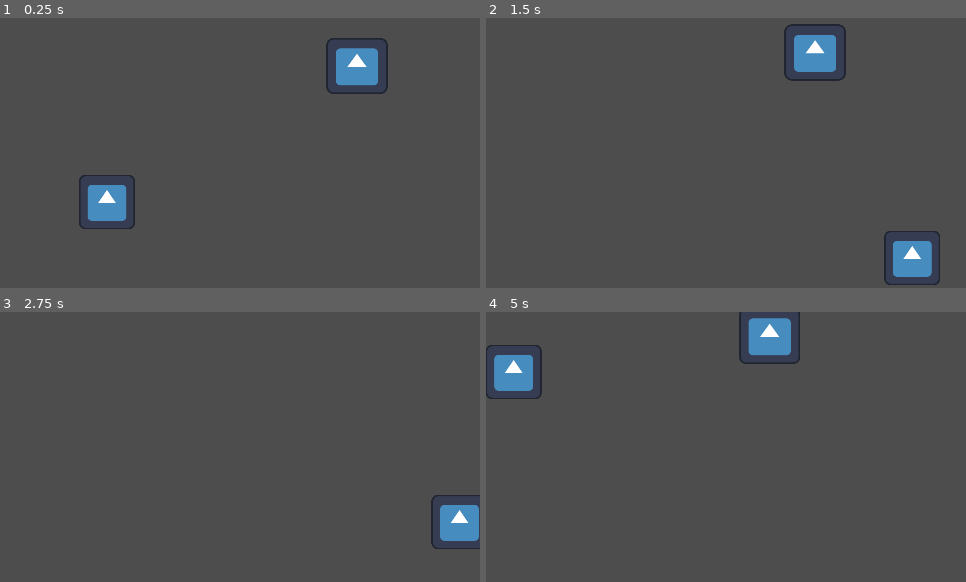
Above: before the commit, frames 1-4 (two rows, left to right).
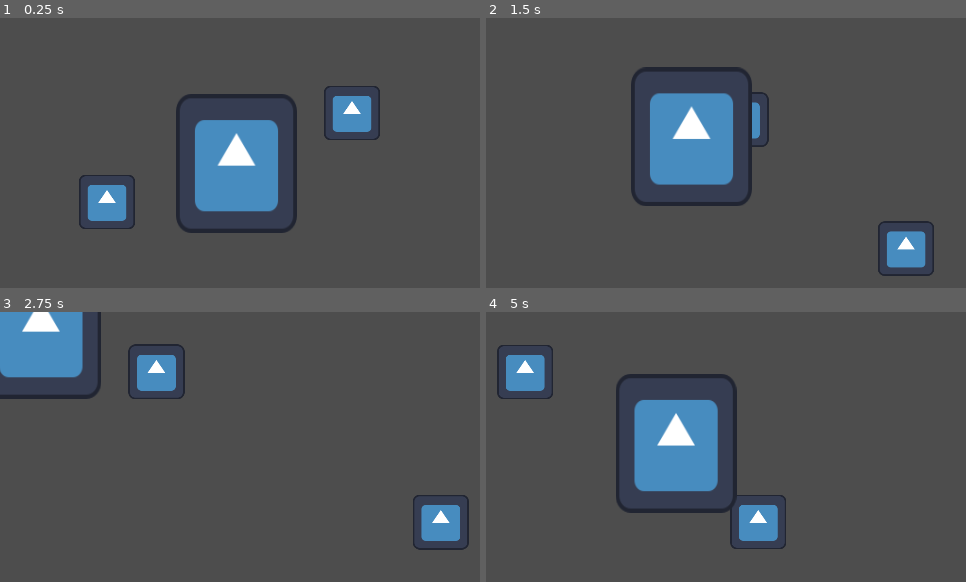
Above: after the commit, the same moments.

Repository: skycatminepokie/hackusu-25
Game: Godot game, scene res://Scenes/world.tscn
Same seed, same stepped clock (60 frames per second), same inputs: the game is played once before the commit and once after it. The engine's default icon, where the game draws it, is replaced by a stand-in: a white triangle on a blue panel in a dark square.
Inputs:
- Up to frame 1 (0.25 s): no input
- Up to frame 2 (1.5 s): tap Enter at 0.5 s; hold D (Right) 0.53-1.28 s; tap K (Down2, bound only after the commit) at 0.6 s; tap J (Left2, bound only after the commit) at 0.8, 1.35 s; hold S (Down) from 1.28 s (still down)
- Up to frame 3 (2.75 s): tap L (Right2, bound only after the commit) at 1.55, 2.1 s; release S (Down) at 2.03 s; hold D (Right) from 2.03 s (still down); tap I (Up2, bound only after the commit) at 2.3 s
- Up to frame 4 (5 s): release D (Right) at 2.78 s; hold W (Up) 2.78-3.53 s; tap I (Up2, bound only after the commit) at 2.85 s; tap K (Down2, bound only after the commit) at 3.05, 3.6 s; hold A (Left) from 3.53 s (still down); tap J (Left2, bound only after the commit) at 3.8, 4.35 s; tap L (Right2, bound only after the commit) at 4.55 s

The runs differ from the first frame. In frame 1, 10% of the frame differs, in the area x 36-81%, y 7-80%; in frame 2, 11%; in frame 3, 7.6%; in frame 4, 11%, in the area x 0-66%, y 0-88%.

Commit message:
two players now

Diff:
--- a/Scenes/world.tscn
+++ b/Scenes/world.tscn
@@ -1,6 +1,7 @@
-[gd_scene load_steps=5 format=3 uid="uid://d1xsbkrw11y3g"]
+[gd_scene load_steps=6 format=3 uid="uid://d1xsbkrw11y3g"]
 
 [ext_resource type="PackedScene" uid="uid://bf3m1gtwvtkc7" path="res://Scenes/player.tscn" id="1_th2ir"]
+[ext_resource type="PackedScene" uid="uid://xqmb1lepx0tp" path="res://player2.tscn" id="2_51shq"]
 [ext_resource type="Texture2D" uid="uid://d4j473i5dkwll" path="res://Assets/icon.svg" id="2_ejpn4"]
 
 [sub_resource type="RectangleShape2D" id="RectangleShape2D_dk8tl"]
@@ -43,7 +44,10 @@
 [node name="Player" parent="." instance=ExtResource("1_th2ir")]
 position = Vector2(-133, 44)
 
+[node name="Player2" parent="." instance=ExtResource("2_51shq")]
+position = Vector2(112, -45)
+
 [node name="Sprite2D" type="Sprite2D" parent="."]
-position = Vector2(117, -92)
-scale = Vector2(0.48, 0.44)
+position = Vector2(-3.5, 5.5)
+scale = Vector2(0.945313, 1.08594)
 texture = ExtResource("2_ejpn4")
--- a/Scripts/playermovement.gd
+++ b/Scripts/playermovement.gd
@@ -2,23 +2,26 @@
 
 @onready var label = $Label
 @onready var camera = $"../Camera2D"
-
 signal pushcamera(direction)
 
 func pushback(number,smallnumber,bignumber):
 	var newnumber = 0
 	if number > bignumber:
-		newnumber = ((number - bignumber) * -1) / 14
+		newnumber = ((number - bignumber) * -1) / 5
 	if number < smallnumber:
-		newnumber = (smallnumber - number) / 14
+		newnumber = (smallnumber - number) / 5
 	return newnumber
 
 func _physics_process(delta: float)-> void:
 	var speed = 500
 	var inputdirection = Vector2(0,0)
 	var screen_position = get_global_transform_with_canvas().origin
-	inputdirection.y = Input.get_axis("Up", "Down")
-	inputdirection.x = Input.get_axis("Left", "Right")
+	if name == "Player2":
+		inputdirection.y = Input.get_axis("Up2", "Down2")
+		inputdirection.x = Input.get_axis("Left2", "Right2")
+	if name == "Player":
+		inputdirection.y = Input.get_axis("Up", "Down")
+		inputdirection.x = Input.get_axis("Left", "Right")
 	match inputdirection:
 		Vector2(-1,1):
 			velocity = Vector2(0,speed)
--- /dev/null
+++ b/player2.tscn
@@ -0,0 +1,19 @@
+[gd_scene load_steps=4 format=3 uid="uid://xqmb1lepx0tp"]
+
+[ext_resource type="Script" path="res://Scripts/playermovement.gd" id="1_vi2hc"]
+[ext_resource type="Texture2D" uid="uid://d4j473i5dkwll" path="res://Assets/icon.svg" id="2_k8ock"]
+
+[sub_resource type="RectangleShape2D" id="RectangleShape2D_gjcjo"]
+size = Vector2(126, 131)
+
+[node name="Player" type="CharacterBody2D"]
+scale = Vector2(0.44, 0.428571)
+script = ExtResource("1_vi2hc")
+
+[node name="CollisionShape2D" type="CollisionShape2D" parent="."]
+position = Vector2(-2, 2.5)
+scale = Vector2(0.82853, -0.955847)
+shape = SubResource("RectangleShape2D_gjcjo")
+
+[node name="Sprite2D" type="Sprite2D" parent="."]
+texture = ExtResource("2_k8ock")
--- a/project.godot
+++ b/project.godot
@@ -49,3 +49,23 @@
 "events": [Object(InputEventKey,"resource_local_to_scene":false,"resource_name":"","device":-1,"window_id":0,"alt_press …(192 unchanged characters)…
 ]
 }
+Up2={
+"deadzone": 0.5,
+"events": [Object(InputEventKey,"resource_local_to_scene":false,"resource_name":"","device":-1,"window_id":0,"alt_pressed":false,"shift_pressed":false,"ctrl_pressed":false,"meta_pressed":false,"pressed":false,"keycode":0,"physical_keycode":73,"key_label":0,"unicode":105,"location":0,"echo":false,"script":null)
+]
+}
+Down2={
+"deadzone": 0.5,
+"events": [Object(InputEventKey,"resource_local_to_scene":false,"resource_name":"","device":-1,"window_id":0,"alt_pressed":false,"shift_pressed":false,"ctrl_pressed":false,"meta_pressed":false,"pressed":false,"keycode":0,"physical_keycode":75,"key_label":0,"unicode":107,"location":0,"echo":false,"script":null)
+]
+}
+Left2={
+"deadzone": 0.5,
+"events": [Object(InputEventKey,"resource_local_to_scene":false,"resource_name":"","device":-1,"window_id":0,"alt_pressed":false,"shift_pressed":false,"ctrl_pressed":false,"meta_pressed":false,"pressed":false,"keycode":0,"physical_keycode":74,"key_label":0,"unicode":106,"location":0,"echo":false,"script":null)
+]
+}
+Right2={
+"deadzone": 0.5,
+"events": [Object(InputEventKey,"resource_local_to_scene":false,"resource_name":"","device":-1,"window_id":0,"alt_pressed":false,"shift_pressed":false,"ctrl_pressed":false,"meta_pressed":false,"pressed":false,"keycode":0,"physical_keycode":76,"key_label":0,"unicode":108,"location":0,"echo":false,"script":null)
+]
+}
